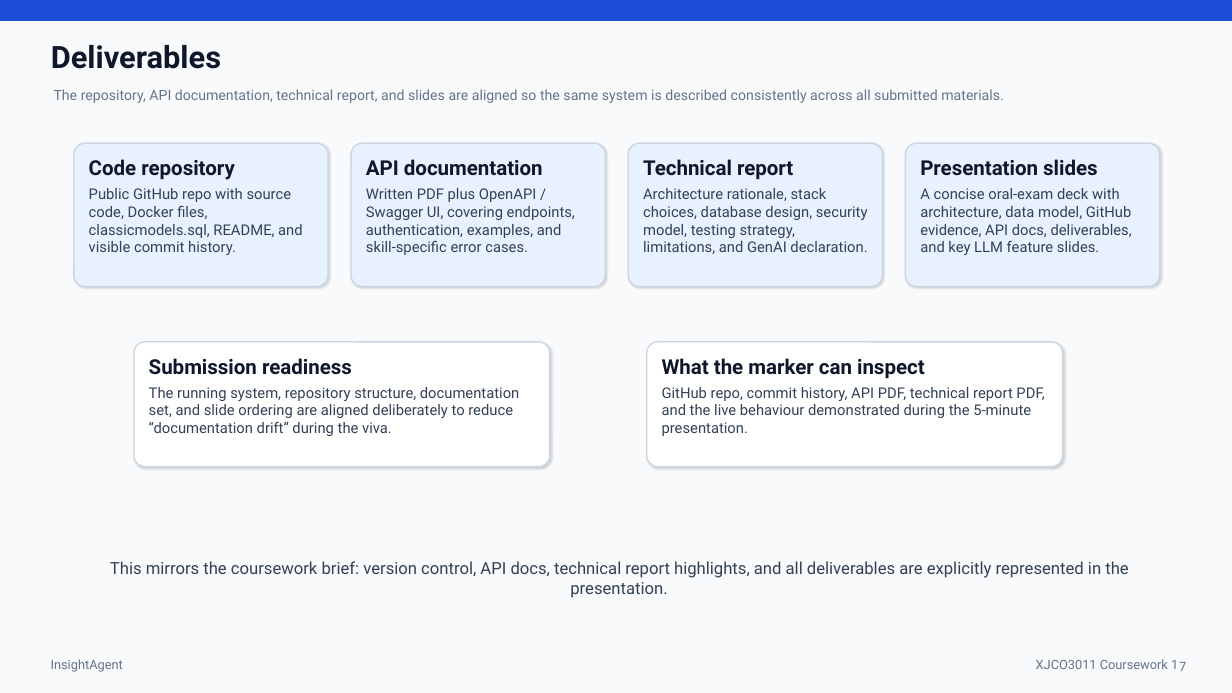
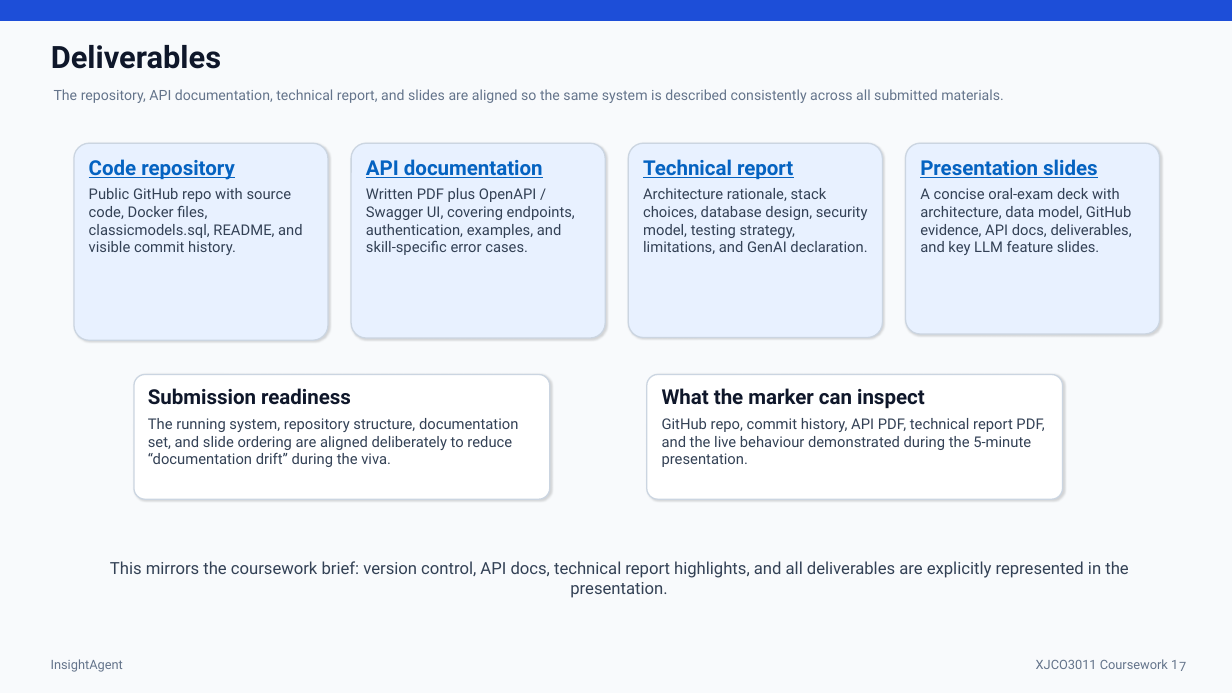
Before and after one commit to berwinye/InsightAgent, a slide deck: slide 7 of docs/InsightAgent_presentation.pptx. Drawn at 1232x693 pixels with LibreOffice and Linux fonts; fonts in the diff are those of the drawing. Boxes give left, top, right and bottom in pixels: in the first picture for what was removed or moved away, otherwise in the second. Text is boxed around its words. In the diff, an @@ line names an element or a change of style, - is before the commit and + after.

```diff
--- a/docs/InsightAgent_presentation.pptx
+++ b/docs/InsightAgent_presentation.pptx
@@ rounded rectangle: place and size @@
-rounded rectangle at [74,143,328,287]
+rounded rectangle at [74,143,328,340]
@@ rounded rectangle: place and size @@
-rounded rectangle at [351,143,605,287]
+rounded rectangle at [351,143,605,338]
@@ rounded rectangle: place and size @@
-rounded rectangle at [628,143,883,287]
+rounded rectangle at [628,143,883,337]
@@ rounded rectangle: place and size @@
-rounded rectangle at [906,143,1160,287]
+rounded rectangle at [906,143,1160,335]
@@ text colour #0F172A to #0563C1, underline on in 4 elements at [89,159,234,180], [366,159,543,178], [643,159,793,179], [920,159,1098,178] @@
@@ 4 texts, 2 rounded rectangles: place and size @@
-4 texts, 2 rounded rectangles at [134,342,1063,467]
+4 texts, 2 rounded rectangles at [134,374,1063,499]
```
Also in this commit, not shown: 2 other slides changed, 2 slides added, 1 other file.
